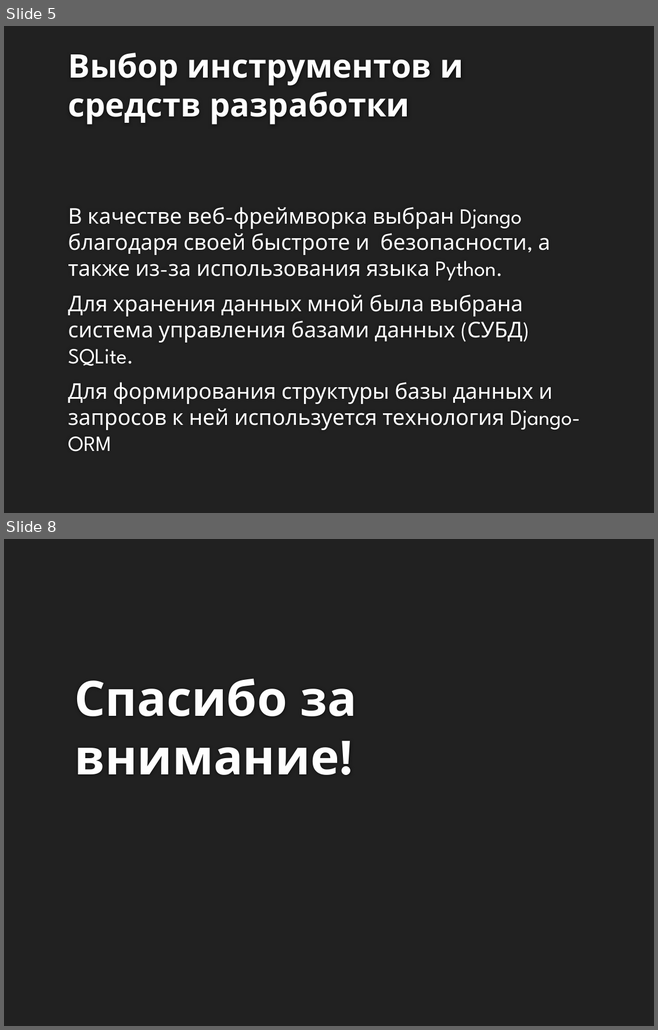
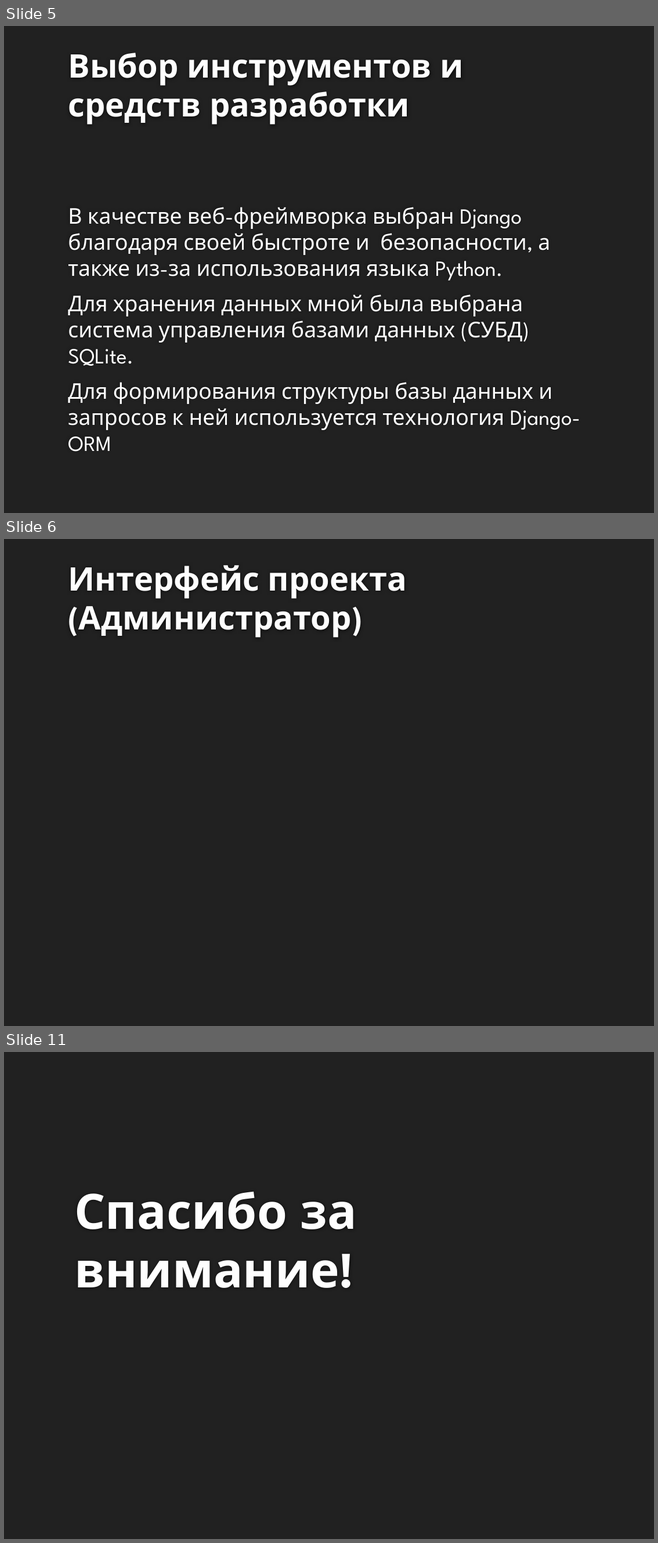
Before and after one commit to SerPan23/celevik, a slide deck: презентация.pptx. Shown one above the other, each under a label of ours: slides 5 and 8 before the commit, slides 5, 6 and 11 after it; the slides between them are not shown. The pictures are 658x1030 and 658x1543 pixels, drawn with LibreOffice and Linux fonts; fonts in the diff are those of the drawing; background and template pictures are left out. Boxes give left, top, right and bottom in pixels: in the first picture for what was removed or moved away, otherwise in the second. Text is boxed around its words. In the diff, an @@ line names an element or a change of style, - is before the commit and + after.

```diff
--- a/презентация.pptx
+++ b/презентация.pptx
@@ slide 6 added at bbox=[4, 539, 654, 1026], background #212121 @@
@@ title added at bbox=[68, 565, 407, 638], 36 pt, text #FEFEFE, bold @@
+Интерфейс проекта (Администратор)
@@ what was slide 8 is now slide 11 @@
```
Also in this commit, not shown: 2 slides changed, 2 other slides added, 2 other files.
